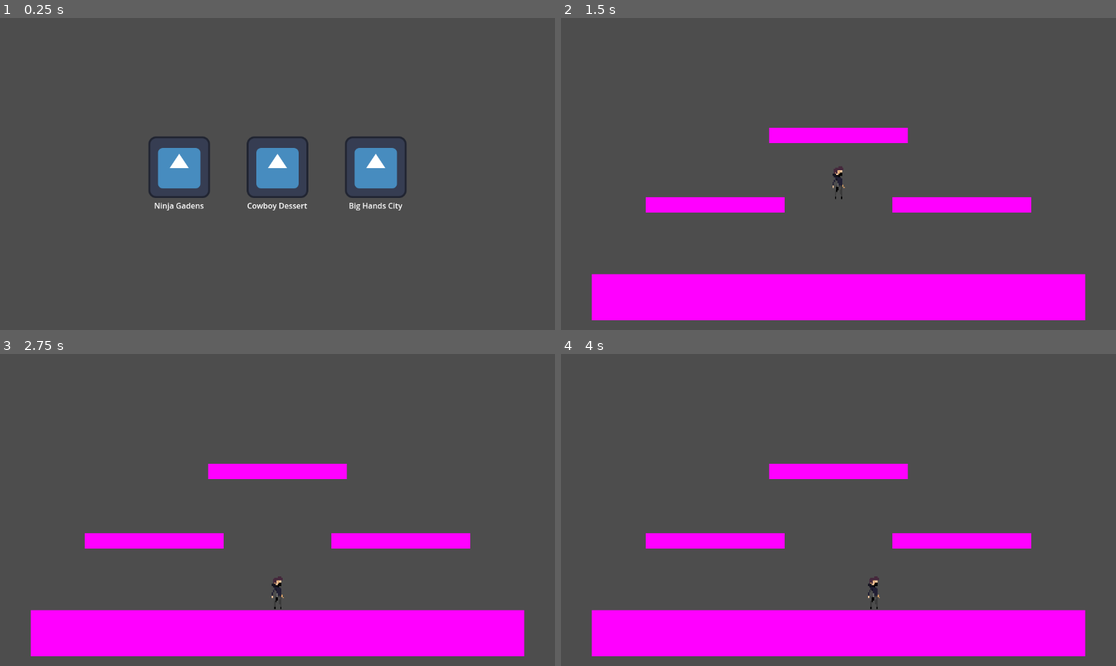
Above: before the commit, frames 1-4 (two rows, left to right).
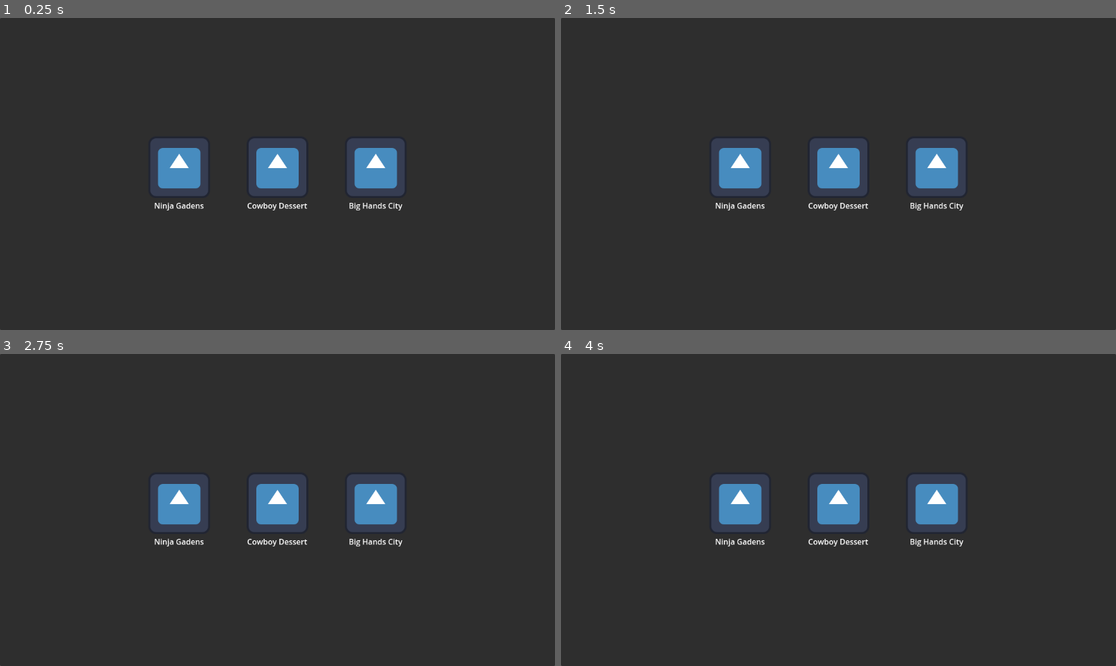
Above: after the commit, the same moments.

Repository: ima-cow/Fighting-game-adv-comp-sci
Game: Godot game, scene res://scenes/stage_selector.tscn
Same seed, same stepped clock (60 frames per second), same inputs: the game is played once before the commit and once after it. Before the commit the project starts from res://scenes/level_selector.tscn. The engine's default icon, where the game draws it, is replaced by a stand-in: a white triangle on a blue panel in a dark square.
Inputs (mouse positions are in pixels of both pictures, inside the frame that each line leads up to):
- Up to frame 1 (0.25 s): no input
- Up to frame 2 (1.5 s): click (738, 167) at 0.5 s; click (738, 167) at 1.27 s
- Up to frame 3 (2.75 s): click (277, 503) at 2.02 s
- Up to frame 4 (4 s): click (938, 503) at 2.77 s; tap Enter at 3.5 s; hold D (move_right) from 3.53 s (still down); tap H (grab) at 3.6 s; tap Space (jump) at 3.77 s

The runs differ from the first frame. In frame 1, 93% of the frame differs, in the area x 0-100%, y 0-100%; in frame 2, 97%; in frame 3, 97%; in frame 4, 97%.

Commit message:
wokring on ultiplayer

Diff:
--- /dev/null
+++ b/scenes/character_selector.tscn
@@ -0,0 +1,74 @@
+[gd_scene load_steps=2 format=3 uid="uid://bvggwt07f31jn"]
+
+[ext_resource type="Texture2D" uid="uid://qdjli3urk4tm" path="res://icon.svg" id="1_d4y3m"]
+
+[node name="CharacterSelector" type="Control"]
+custom_minimum_size = Vector2(1152, 648)
+layout_mode = 3
+anchors_preset = 0
+
+[node name="Panel" type="Panel" parent="."]
+layout_mode = 1
+anchors_preset = 15
+anchor_right = 1.0
+anchor_bottom = 1.0
+grow_horizontal = 2
+grow_vertical = 2
+
+[node name="CenterContainer" type="CenterContainer" parent="."]
+custom_minimum_size = Vector2(1152, 648)
+layout_mode = 0
+offset_right = 40.0
+offset_bottom = 40.0
+
+[node name="HBoxContainer" type="HBoxContainer" parent="CenterContainer"]
+layout_mode = 2
+alignment = 1
+
+[node name="CenterContainer" type="CenterContainer" parent="CenterContainer/HBoxContainer"]
+custom_minimum_size = Vector2(200, 200)
+layout_mode = 2
+
+[node name="VBoxContainer" type="VBoxContainer" parent="CenterContainer/HBoxContainer/CenterContainer"]
+layout_mode = 2
+
+[node name="NinjaButton" type="TextureButton" parent="CenterContainer/HBoxContainer/CenterContainer/VBoxContainer"]
+layout_mode = 2
+texture_normal = ExtResource("1_d4y3m")
+
+[node name="Label" type="Label" parent="CenterContainer/HBoxContainer/CenterContainer/VBoxContainer"]
+layout_mode = 2
+text = "Ninja"
+horizontal_alignment = 1
+
+[node name="CenterContainer2" type="CenterContainer" parent="CenterContainer/HBoxContainer"]
+custom_minimum_size = Vector2(200, 200)
+layout_mode = 2
+
+[node name="VBoxContainer" type="VBoxContainer" parent="CenterContainer/HBoxContainer/CenterContainer2"]
+layout_mode = 2
+
+[node name="CowboyButton" type="TextureButton" parent="CenterContainer/HBoxContainer/CenterContainer2/VBoxContainer"]
+layout_mode = 2
+texture_normal = ExtResource("1_d4y3m")
+
+[node name="Label" type="Label" parent="CenterContainer/HBoxContainer/CenterContainer2/VBoxContainer"]
+layout_mode = 2
+text = "Cowboy"
+horizontal_alignment = 1
+
+[node name="CenterContainer3" type="CenterContainer" parent="CenterContainer/HBoxContainer"]
+custom_minimum_size = Vector2(200, 200)
+layout_mode = 2
+
+[node name="VBoxContainer" type="VBoxContainer" parent="CenterContainer/HBoxContainer/CenterContainer3"]
+layout_mode = 2
+
+[node name="BigHandsButton" type="TextureButton" parent="CenterContainer/HBoxContainer/CenterContainer3/VBoxContainer"]
+layout_mode = 2
+texture_normal = ExtResource("1_d4y3m")
+
+[node name="Label" type="Label" parent="CenterContainer/HBoxContainer/CenterContainer3/VBoxContainer"]
+layout_mode = 2
+text = "Big Hands"
+horizontal_alignment = 1
--- /dev/null
+++ b/scenes/game.tscn
@@ -0,0 +1,6 @@
+[gd_scene load_steps=2 format=3 uid="uid://cj2ohy1y3aod2"]
+
+[ext_resource type="Script" uid="uid://blknb8g8hugjt" path="res://scripts/game.gd" id="1_uwrxv"]
+
+[node name="Game" type="Node"]
+script = ExtResource("1_uwrxv")
--- a/scenes/level_selector.tscn
+++ /dev/null
@@ -1,66 +0,0 @@
-[gd_scene load_steps=3 format=3 uid="uid://d24hy0xsanu6q"]
-
-[ext_resource type="Texture2D" uid="uid://qdjli3urk4tm" path="res://icon.svg" id="1_aeu7d"]
-[ext_resource type="Script" uid="uid://cuun5h2mypby2" path="res://scripts/level_selector.gd" id="1_gkmvm"]
-
-[node name="LevelSelector" type="Node"]
-script = ExtResource("1_gkmvm")
-
-[node name="HBoxContainer" type="HBoxContainer" parent="."]
-anchors_preset = -1
-anchor_right = 1.0
-anchor_bottom = 0.988
-offset_bottom = 7.776
-alignment = 1
-
-[node name="CenterContainer" type="CenterContainer" parent="HBoxContainer"]
-custom_minimum_size = Vector2(200, 200)
-layout_mode = 2
-
-[node name="VBoxContainer" type="VBoxContainer" parent="HBoxContainer/CenterContainer"]
-layout_mode = 2
-
-[node name="NinjaGardensButton" type="TextureButton" parent="HBoxContainer/CenterContainer/VBoxContainer"]
-layout_mode = 2
-texture_normal = ExtResource("1_aeu7d")
-
-[node name="Label" type="Label" parent="HBoxContainer/CenterContainer/VBoxContainer"]
-layout_mode = 2
-text = "Ninja Gadens"
-horizontal_alignment = 1
-
-[node name="CenterContainer2" type="CenterContainer" parent="HBoxContainer"]
-custom_minimum_size = Vector2(200, 200)
-layout_mode = 2
-
-[node name="VBoxContainer" type="VBoxContainer" parent="HBoxContainer/CenterContainer2"]
-layout_mode = 2
-
-[node name="CowboyDesertButton" type="TextureButton" parent="HBoxContainer/CenterContainer2/VBoxContainer"]
-layout_mode = 2
-texture_normal = ExtResource("1_aeu7d")
-
-[node name="Label" type="Label" parent="HBoxContainer/CenterContainer2/VBoxContainer"]
-layout_mode = 2
-text = "Cowboy Dessert"
-horizontal_alignment = 1
-
-[node name="CenterContainer3" type="CenterContainer" parent="HBoxContainer"]
-custom_minimum_size = Vector2(200, 200)
-layout_mode = 2
-
-[node name="VBoxContainer" type="VBoxContainer" parent="HBoxContainer/CenterContainer3"]
-layout_mode = 2
-
-[node name="BigHandsCityButton" type="TextureButton" parent="HBoxContainer/CenterContainer3/VBoxContainer"]
-layout_mode = 2
-texture_normal = ExtResource("1_aeu7d")
-
-[node name="Label" type="Label" parent="HBoxContainer/CenterContainer3/VBoxContainer"]
-layout_mode = 2
-text = "Big Hands City"
-horizontal_alignment = 1
-
-[connection signal="button_up" from="HBoxContainer/CenterContainer/VBoxContainer/NinjaGardensButton" to="." method="_on_ninja_gardens_button_button_up"]
-[connection signal="button_up" from="HBoxContainer/CenterContainer2/VBoxContainer/CowboyDesertButton" to="." method="_on_cowboy_desert_button_button_up"]
-[connection signal="button_up" from="HBoxContainer/CenterContainer3/VBoxContainer/BigHandsCityButton" to="." method="_on_big_hands_city_button_button_up"]
--- /dev/null
+++ b/scenes/server_connector.tscn
@@ -0,0 +1,35 @@
+[gd_scene format=3 uid="uid://cecpuochs0bvu"]
+
+[node name="ServerConnector" type="Control"]
+custom_minimum_size = Vector2(1152, 648)
+layout_mode = 3
+anchors_preset = 0
+
+[node name="Panel" type="Panel" parent="."]
+layout_mode = 1
+anchors_preset = 15
+anchor_right = 1.0
+anchor_bottom = 1.0
+grow_horizontal = 2
+grow_vertical = 2
+
+[node name="CenterContainer" type="CenterContainer" parent="."]
+layout_mode = 1
+anchors_preset = 15
+anchor_right = 1.0
+anchor_bottom = 1.0
+grow_horizontal = 2
+grow_vertical = 2
+
+[node name="VBoxContainer" type="VBoxContainer" parent="CenterContainer"]
+layout_mode = 2
+
+[node name="HostGame" type="Button" parent="CenterContainer/VBoxContainer"]
+layout_mode = 2
+theme_override_font_sizes/font_size = 96
+text = "Host"
+
+[node name="JoinGame" type="Button" parent="CenterContainer/VBoxContainer"]
+layout_mode = 2
+theme_override_font_sizes/font_size = 96
+text = "Join"
--- /dev/null
+++ b/scenes/stage_selector.tscn
@@ -0,0 +1,82 @@
+[gd_scene load_steps=2 format=3 uid="uid://d24hy0xsanu6q"]
+
+[ext_resource type="Texture2D" uid="uid://qdjli3urk4tm" path="res://icon.svg" id="2_disgg"]
+
+[node name="StageSelector" type="Control"]
+custom_minimum_size = Vector2(1152, 648)
+layout_mode = 3
+anchors_preset = 0
+offset_right = 1152.0
+offset_bottom = 648.0
+
+[node name="Panel" type="Panel" parent="."]
+layout_mode = 1
+anchors_preset = 15
+anchor_right = 1.0
+anchor_bottom = 1.0
+grow_horizontal = 2
+grow_vertical = 2
+
+[node name="CenterContainer" type="CenterContainer" parent="."]
+layout_mode = 1
+anchors_preset = 15
+anchor_right = 1.0
+anchor_bottom = 1.0
+grow_horizontal = 2
+grow_vertical = 2
+
+[node name="HBoxContainer" type="HBoxContainer" parent="CenterContainer"]
+layout_mode = 2
+alignment = 1
+
+[node name="CenterContainer" type="CenterContainer" parent="CenterContainer/HBoxContainer"]
+custom_minimum_size = Vector2(200, 200)
+layout_mode = 2
+
+[node name="VBoxContainer" type="VBoxContainer" parent="CenterContainer/HBoxContainer/CenterContainer"]
+layout_mode = 2
+
+[node name="NinjaGardensButton" type="TextureButton" parent="CenterContainer/HBoxContainer/CenterContainer/VBoxContainer"]
+layout_mode = 2
+texture_normal = ExtResource("2_disgg")
+
+[node name="Label" type="Label" parent="CenterContainer/HBoxContainer/CenterContainer/VBoxContainer"]
+layout_mode = 2
+text = "Ninja Gadens"
+horizontal_alignment = 1
+
+[node name="CenterContainer2" type="CenterContainer" parent="CenterContainer/HBoxContainer"]
+custom_minimum_size = Vector2(200, 200)
+layout_mode = 2
+
+[node name="VBoxContainer" type="VBoxContainer" parent="CenterContainer/HBoxContainer/CenterContainer2"]
+layout_mode = 2
+
+[node name="CowboyDesertButton" type="TextureButton" parent="CenterContainer/HBoxContainer/CenterContainer2/VBoxContainer"]
+layout_mode = 2
+texture_normal = ExtResource("2_disgg")
+
+[node name="Label" type="Label" parent="CenterContainer/HBoxContainer/CenterContainer2/VBoxContainer"]
+layout_mode = 2
+text = "Cowboy Dessert"
+horizontal_alignment = 1
+
+[node name="CenterContainer3" type="CenterContainer" parent="CenterContainer/HBoxContainer"]
+custom_minimum_size = Vector2(200, 200)
+layout_mode = 2
+
+[node name="VBoxContainer" type="VBoxContainer" parent="CenterContainer/HBoxContainer/CenterContainer3"]
+layout_mode = 2
+
+[node name="BigHandsCityButton" type="TextureButton" parent="CenterContainer/HBoxContainer/CenterContainer3/VBoxContainer"]
+layout_mode = 2
+texture_normal = ExtResource("2_disgg")
+
+[node name="Label" type="Label" parent="CenterContainer/HBoxContainer/CenterContainer3/VBoxContainer"]
+layout_mode = 2
+text = "Big Hands City"
+horizontal_alignment = 1
+
+[connection signal="button_up" from="CenterContainer/HBoxContainer/CenterContainer/VBoxContainer/NinjaGardensButton" to="." method="_on_ninja_gardens_button_button_up"]
+[connection signal="button_up" from="CenterContainer/HBoxContainer/CenterContainer2/VBoxContainer/CowboyDesertButton" to="." method="_on_cowboy_desert_button_button_up"]
+[connection signal="button_up" from="CenterContainer/HBoxContainer/CenterContainer3/VBoxContainer/BigHandsCityButton" to="." method="_on_big_hands_city_button_button_up"]
--- a/scenes/stages/big_hands_city.tscn
+++ b/scenes/stages/big_hands_city.tscn
@@ -1,7 +1,6 @@
-[gd_scene load_steps=8 format=3 uid="uid://bc87oi50iuyew"]
+[gd_scene load_steps=7 format=3 uid="uid://bc87oi50iuyew"]
 
 [ext_resource type="Script" uid="uid://w8014pexwe8y" path="res://scripts/stage.gd" id="1_ehygr"]
-[ext_resource type="Texture2D" uid="uid://qdjli3urk4tm" path="res://icon.svg" id="2_iaxrx"]
 
 [sub_resource type="RectangleShape2D" id="RectangleShape2D_lqbhf"]
 size = Vector2(1536, 880)
@@ -80,82 +79,3 @@
 [node name="CollisionShape2D" type="CollisionShape2D" parent="Stage/Platform3"]
 shape = SubResource("RectangleShape2D_5md5d")
 one_way_collision = true
-
-[node name="CharacterSelector" type="Control" parent="."]
-layout_mode = 3
-anchors_preset = 0
-offset_left = -576.0
-offset_top = -320.0
-offset_right = -536.0
-offset_bottom = -280.0
-
-[node name="ColorRect" type="ColorRect" parent="CharacterSelector"]
-custom_minimum_size = Vector2(1152, 648)
-layout_mode = 0
-offset_top = -4.0
-offset_right = 1152.0
-offset_bottom = 644.0
-color = Color(0.0768358, 0.0768358, 0.0768358, 1)
-
-[node name="CenterContainer" type="CenterContainer" parent="CharacterSelector"]
-custom_minimum_size = Vector2(1152, 648)
-layout_mode = 0
-offset_right = 40.0
-offset_bottom = 40.0
-
-[node name="HBoxContainer" type="HBoxContainer" parent="CharacterSelector/CenterContainer"]
-layout_mode = 2
-alignment = 1
-script = ExtResource("1_ehygr")
-
-[node name="CenterContainer" type="CenterContainer" parent="CharacterSelector/CenterContainer/HBoxContainer"]
-custom_minimum_size = Vector2(200, 200)
-layout_mode = 2
-
-[node name="VBoxContainer" type="VBoxContainer" parent="CharacterSelector/CenterContainer/HBoxContainer/CenterContainer"]
-layout_mode = 2
-
-[node name="NinjaButton" type="TextureButton" parent="CharacterSelector/CenterContainer/HBoxContainer/CenterContainer/VBoxContainer"]
-layout_mode = 2
-texture_normal = ExtResource("2_iaxrx")
-
-[node name="Label" type="Label" parent="CharacterSelector/CenterContainer/HBoxContainer/CenterContainer/VBoxContainer"]
-layout_mode = 2
-text = "Ninja"
-horizontal_alignment = 1
-
-[node name="CenterContainer2" type="CenterContainer" parent="CharacterSelector/CenterContainer/HBoxContainer"]
-custom_minimum_size = Vector2(200, 200)
-layout_mode = 2
-
-[node name="VBoxContainer" type="VBoxContainer" parent="CharacterSelector/CenterContainer/HBoxContainer/CenterContainer2"]
-layout_mode = 2
-
-[node name="CowboyButton" type="TextureButton" parent="CharacterSelector/CenterContainer/HBoxContainer/CenterContainer2/VBoxContainer"]
-layout_mode = 2
-texture_normal = ExtResource("2_iaxrx")
-
-[node name="Label" type="Label" parent="CharacterSelector/CenterContainer/HBoxContainer/CenterContainer2/VBoxContainer"]
-layout_mode = 2
-text = "Cowboy"
-horizontal_alignment = 1
-
-[node name="CenterContainer3" type="CenterContainer" parent="CharacterSelector/CenterContainer/HBoxContainer"]
-custom_minimum_size = Vector2(200, 200)
-layout_mode = 2
-
-[node name="VBoxContainer" type="VBoxContainer" parent="CharacterSelector/CenterContainer/HBoxContainer/CenterContainer3"]
-layout_mode = 2
-
-[node name="BigHandsButton" type="TextureButton" parent="CharacterSelector/CenterContainer/HBoxContainer/CenterContainer3/VBoxContainer"]
-layout_mode = 2
-texture_normal = ExtResource("2_iaxrx")
-
-[node name="Label" type="Label" parent="CharacterSelector/CenterContainer/HBoxContainer/CenterContainer3/VBoxContainer"]
-layout_mode = 2
-text = "Big Hands"
-horizontal_alignment = 1
-
-[connection signal="button_up" from="CharacterSelector/CenterContainer/HBoxContainer/CenterContainer/VBoxContainer/NinjaButton" to="." method="_on_ninja_button_button_up"]
-[connection signal="button_up" from="CharacterSelector/CenterContainer/HBoxContainer/CenterContainer2/VBoxContainer/CowboyButton" to="." method="_on_cowboy_button_button_up"]
-[connection signal="button_up" from="CharacterSelector/CenterContainer/HBoxContainer/CenterContainer3/VBoxContainer/BigHandsButton" to="." method="_on_big_hands_button_button_up"]
--- a/scenes/stages/cowboy_desert.tscn
+++ b/scenes/stages/cowboy_desert.tscn
@@ -1,7 +1,6 @@
-[gd_scene load_steps=8 format=3 uid="uid://4pvyhs2xmggk"]
+[gd_scene load_steps=7 format=3 uid="uid://4pvyhs2xmggk"]
 
 [ext_resource type="Script" uid="uid://w8014pexwe8y" path="res://scripts/stage.gd" id="1_qe866"]
-[ext_resource type="Texture2D" uid="uid://qdjli3urk4tm" path="res://icon.svg" id="2_jtbfi"]
 
 [sub_resource type="RectangleShape2D" id="RectangleShape2D_uenyh"]
 size = Vector2(1536, 880)
@@ -54,81 +53,3 @@
 [node name="CollisionShape2D" type="CollisionShape2D" parent="Stage/Platform"]
 shape = SubResource("RectangleShape2D_4pcim")
 one_way_collision = true
-
-[node name="CharacterSelector" type="Control" parent="."]
-layout_mode = 3
-anchors_preset = 0
-offset_left = -576.0
-offset_top = -320.0
-offset_right = -536.0
-offset_bottom = -280.0
-
-[node name="ColorRect" type="ColorRect" parent="CharacterSelector"]
-custom_minimum_size = Vector2(1152, 648)
-layout_mode = 0
-offset_top = -4.0
-offset_right = 1152.0
-offset_bottom = 644.0
-color = Color(0.0768358, 0.0768358, 0.0768358, 1)
-
-[node name="CenterContainer" type="CenterContainer" parent="CharacterSelector"]
-custom_minimum_size = Vector2(1152, 648)
-layout_mode = 0
-offset_right = 40.0
-offset_bottom = 40.0
-
-[node name="HBoxContainer" type="HBoxContainer" parent="CharacterSelector/CenterContainer"]
-layout_mode = 2
-alignment = 1
-
-[node name="CenterContainer" type="CenterContainer" parent="CharacterSelector/CenterContainer/HBoxContainer"]
-custom_minimum_size = Vector2(200, 200)
-layout_mode = 2
-
-[node name="VBoxContainer" type="VBoxContainer" parent="CharacterSelector/CenterContainer/HBoxContainer/CenterContainer"]
-layout_mode = 2
-
-[node name="NinjaButton" type="TextureButton" parent="CharacterSelector/CenterContainer/HBoxContainer/CenterContainer/VBoxContainer"]
-layout_mode = 2
-texture_normal = ExtResource("2_jtbfi")
-
-[node name="Label" type="Label" parent="CharacterSelector/CenterContainer/HBoxContainer/CenterContainer/VBoxContainer"]
-layout_mode = 2
-text = "Ninja"
-horizontal_alignment = 1
-
-[node name="CenterContainer2" type="CenterContainer" parent="CharacterSelector/CenterContainer/HBoxContainer"]
-custom_minimum_size = Vector2(200, 200)
-layout_mode = 2
-
-[node name="VBoxContainer" type="VBoxContainer" parent="CharacterSelector/CenterContainer/HBoxContainer/CenterContainer2"]
-layout_mode = 2
-
-[node name="CowboyButton" type="TextureButton" parent="CharacterSelector/CenterContainer/HBoxContainer/CenterContainer2/VBoxContainer"]
-layout_mode = 2
-texture_normal = ExtResource("2_jtbfi")
-
-[node name="Label" type="Label" parent="CharacterSelector/CenterContainer/HBoxContainer/CenterContainer2/VBoxContainer"]
-layout_mode = 2
-text = "Cowboy"
-horizontal_alignment = 1
-
-[node name="CenterContainer3" type="CenterContainer" parent="CharacterSelector/CenterContainer/HBoxContainer"]
-custom_minimum_size = Vector2(200, 200)
-layout_mode = 2
-
-[node name="VBoxContainer" type="VBoxContainer" parent="CharacterSelector/CenterContainer/HBoxContainer/CenterContainer3"]
-layout_mode = 2
-
-[node name="BigHandsButton" type="TextureButton" parent="CharacterSelector/CenterContainer/HBoxContainer/CenterContainer3/VBoxContainer"]
-layout_mode = 2
-texture_normal = ExtResource("2_jtbfi")
-
-[node name="Label" type="Label" parent="CharacterSelector/CenterContainer/HBoxContainer/CenterContainer3/VBoxContainer"]
-layout_mode = 2
-text = "Big Hands"
-horizontal_alignment = 1
-
-[connection signal="button_up" from="CharacterSelector/CenterContainer/HBoxContainer/CenterContainer/VBoxContainer/NinjaButton" to="." method="_on_ninja_button_button_up"]
-[connection signal="button_up" from="CharacterSelector/CenterContainer/HBoxContainer/CenterContainer2/VBoxContainer/CowboyButton" to="." method="_on_cowboy_button_button_up"]
-[connection signal="button_up" from="CharacterSelector/CenterContainer/HBoxContainer/CenterContainer3/VBoxContainer/BigHandsButton" to="." method="_on_big_hands_button_button_up"]
--- a/scenes/stages/ninja_gardens.tscn
+++ b/scenes/stages/ninja_gardens.tscn
@@ -1,7 +1,6 @@
-[gd_scene load_steps=8 format=3 uid="uid://djh5dkaqq22v"]
+[gd_scene load_steps=7 format=3 uid="uid://djh5dkaqq22v"]
 
 [ext_resource type="Script" uid="uid://w8014pexwe8y" path="res://scripts/stage.gd" id="1_k1bxl"]
-[ext_resource type="Texture2D" uid="uid://qdjli3urk4tm" path="res://icon.svg" id="2_k1bxl"]
 
 [sub_resource type="RectangleShape2D" id="RectangleShape2D_78yxw"]
 size = Vector2(1536, 880)
@@ -80,81 +79,3 @@
 [node name="CollisionShape2D" type="CollisionShape2D" parent="Stage/Platform3"]
 shape = SubResource("RectangleShape2D_psigm")
 one_way_collision = true
-
-[node name="CharacterSelector" type="Control" parent="."]
-layout_mode = 3
-anchors_preset = 0
-offset_left = -576.0
-offset_top = -320.0
-offset_right = -536.0
-offset_bottom = -280.0
-
-[node name="ColorRect" type="ColorRect" parent="CharacterSelector"]
-custom_minimum_size = Vector2(1152, 648)
-layout_mode = 0
-offset_top = -4.0
-offset_right = 1152.0
-offset_bottom = 644.0
-color = Color(0.0768358, 0.0768358, 0.0768358, 1)
-
-[node name="CenterContainer" type="CenterContainer" parent="CharacterSelector"]
-custom_minimum_size = Vector2(1152, 648)
-layout_mode = 0
-offset_right = 40.0
-offset_bottom = 40.0
-
-[node name="HBoxContainer" type="HBoxContainer" parent="CharacterSelector/CenterContainer"]
-layout_mode = 2
-alignment = 1
-
-[node name="CenterContainer" type="CenterContainer" parent="CharacterSelector/CenterContainer/HBoxContainer"]
-custom_minimum_size = Vector2(200, 200)
-layout_mode = 2
-
-[node name="VBoxContainer" type="VBoxContainer" parent="CharacterSelector/CenterContainer/HBoxContainer/CenterContainer"]
-layout_mode = 2
-
-[node name="NinjaButton" type="TextureButton" parent="CharacterSelector/CenterContainer/HBoxContainer/CenterContainer/VBoxContainer"]
-layout_mode = 2
-texture_normal = ExtResource("2_k1bxl")
-
-[node name="Label" type="Label" parent="CharacterSelector/CenterContainer/HBoxContainer/CenterContainer/VBoxContainer"]
-layout_mode = 2
-text = "Ninja"
-horizontal_alignment = 1
-
-[node name="CenterContainer2" type="CenterContainer" parent="CharacterSelector/CenterContainer/HBoxContainer"]
-custom_minimum_size = Vector2(200, 200)
-layout_mode = 2
-
-[node name="VBoxContainer" type="VBoxContainer" parent="CharacterSelector/CenterContainer/HBoxContainer/CenterContainer2"]
-layout_mode = 2
-
-[node name="CowboyButton" type="TextureButton" parent="CharacterSelector/CenterContainer/HBoxContainer/CenterContainer2/VBoxContainer"]
-layout_mode = 2
-texture_normal = ExtResource("2_k1bxl")
-
-[node name="Label" type="Label" parent="CharacterSelector/CenterContainer/HBoxContainer/CenterContainer2/VBoxContainer"]
-layout_mode = 2
-text = "Cowboy"
-horizontal_alignment = 1
-
-[node name="CenterContainer3" type="CenterContainer" parent="CharacterSelector/CenterContainer/HBoxContainer"]
-custom_minimum_size = Vector2(200, 200)
-layout_mode = 2
-
-[node name="VBoxContainer" type="VBoxContainer" parent="CharacterSelector/CenterContainer/HBoxContainer/CenterContainer3"]
-layout_mode = 2
-
-[node name="BigHandsButton" type="TextureButton" parent="CharacterSelector/CenterContainer/HBoxContainer/CenterContainer3/VBoxContainer"]
-layout_mode = 2
-texture_normal = ExtResource("2_k1bxl")
-
-[node name="Label" type="Label" parent="CharacterSelector/CenterContainer/HBoxContainer/CenterContainer3/VBoxContainer"]
-layout_mode = 2
-text = "Big Hands"
-horizontal_alignment = 1
-
-[connection signal="button_up" from="CharacterSelector/CenterContainer/HBoxContainer/CenterContainer/VBoxContainer/NinjaButton" to="." method="_on_ninja_button_button_up"]
-[connection signal="button_up" from="CharacterSelector/CenterContainer/HBoxContainer/CenterContainer2/VBoxContainer/CowboyButton" to="." method="_on_cowboy_button_button_up"]
-[connection signal="button_up" from="CharacterSelector/CenterContainer/HBoxContainer/CenterContainer3/VBoxContainer/BigHandsButton" to="." method="_on_big_hands_button_button_up"]
--- /dev/null
+++ b/scripts/game.gd
@@ -0,0 +1,72 @@
+extends Node
+
+var server_connector := preload("res://scenes/server_connector.tscn")
+var stage_selector := preload("res://scenes/stage_selector.tscn")
+var character_selector := preload("res://scenes/character_selector.tscn")
+
+enum characters {
+	NINJA,
+	COWBOY,
+	BIG_HANDS
+}
+
+enum stages {
+	NINJA_GARDENS,
+	COWBOW_DESERT,
+	BIG_HANDS_CITY
+}
+
+var selected_character: int
+var selected_stage: int
+
+func _ready() -> void:
+	add_child(server_connector.instantiate())
+	$ServerConnector/CenterContainer/VBoxContainer/HostGame.pressed.connect(_on_host_game_pressed)
+	$ServerConnector/CenterContainer/VBoxContainer/JoinGame.pressed.connect(_on_join_game_pressed)
+
+func _on_host_game_pressed():
+	$ServerConnector.queue_free()
+	select_stage()
+
+func _on_join_game_pressed():
+	$ServerConnector.queue_free()
+	select_character()
+
+func select_stage():
+	add_child(stage_selector.instantiate())
+	$StageSelector/CenterContainer/HBoxContainer/CenterContainer/VBoxContainer/NinjaGardensButton.pressed.connect(_on_ninja_gardens_button_pressed)
+	$StageSelector/CenterContainer/HBoxContainer/CenterContainer2/VBoxContainer/CowboyDesertButton.pressed.connect(_on_cowboy_desert_button_pressed)
+	$StageSelector/CenterContainer/HBoxContainer/CenterContainer3/VBoxContainer/BigHandsCityButton.pressed.connect(_on_big_hands_city_button_pressed)
+
+func select_character():
+	add_child(character_selector.instantiate())
+	$CharacterSelector/CenterContainer/HBoxContainer/CenterContainer/VBoxContainer/NinjaButton.pressed.connect(_on_ninja_button_pressed)
+	$CharacterSelector/CenterContainer/HBoxContainer/CenterContainer2/VBoxContainer/CowboyButton.pressed.connect(_on_cowboy_button_pressed)
+	$CharacterSelector/CenterContainer/HBoxContainer/CenterContainer3/VBoxContainer/BigHandsButton.pressed.connect(_on_big_hands_button_pressed)
+
+func _on_ninja_gardens_button_pressed():
+	selected_stage = stages.NINJA_GARDENS
+	$StageSelector.queue_free()
+	select_character()
+
+func _on_cowboy_desert_button_pressed():
+	selected_stage = stages.COWBOW_DESERT
+	$StageSelector.queue_free()
+	select_character()
+
+func _on_big_hands_city_button_pressed():
+	selected_stage = stages.BIG_HANDS_CITY
+	$StageSelector.queue_free()
+	select_character()
+
+func _on_ninja_button_pressed():
+	selected_character = characters.NINJA
+	$CharacterSelector.queue_free()
+
+func _on_cowboy_button_pressed():
+	selected_character = characters.COWBOY
+	$CharacterSelector.queue_free()
+
+func _on_big_hands_button_pressed():
+	selected_character = characters.BIG_HANDS
+	$CharacterSelector.queue_free()
--- /dev/null
+++ b/scripts/multiplayer/multiplayer_manager.gd
@@ -0,0 +1,27 @@
+extends Node
+
+const SERVER_PORT := 8080
+const SERVER_IP := "127.0.0.1"
+
+func become_host():
+	print("starting server")
+	var server_peer := ENetMultiplayerPeer.new()
+	server_peer.create_server(SERVER_PORT)
+
+	multiplayer.multiplayer_peer = server_peer
+
+	multiplayer.peer_connected.connect(_on_peer_connected)
+	multiplayer.peer_disconnected.connect(_on_peer_disconnected)
+
+func join_as_player_2():
+	print("starting client")
+	var client_peer := ENetMultiplayerPeer.new()
+	client_peer.create_client(SERVER_IP, SERVER_PORT)
+
+	multiplayer.multiplayer_peer = client_peer
+
+func _on_peer_connected(id: int):
+	print("player %s has joined" % id)
+
+func _on_peer_disconnected(id: int):
+	print("player %s has left" % id)
Not shown, added: scripts/game.gd.uid
Not shown, added: scripts/multiplayer/multiplayer_manager.gd.uid
